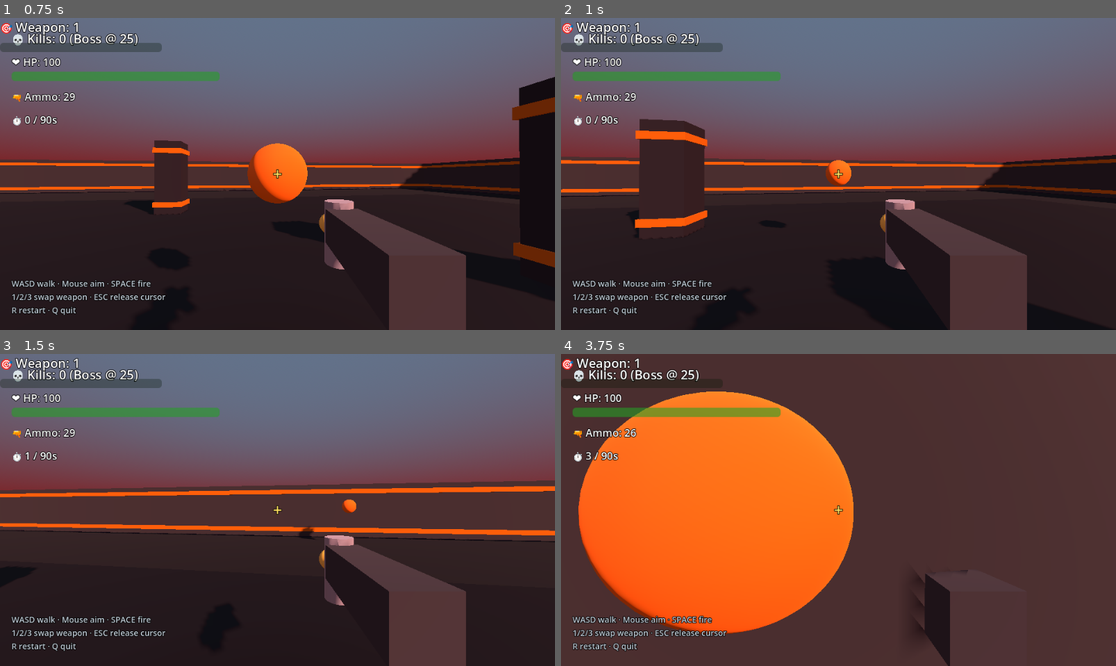
Above: before the commit, frames 1-4 (two rows, left to right).
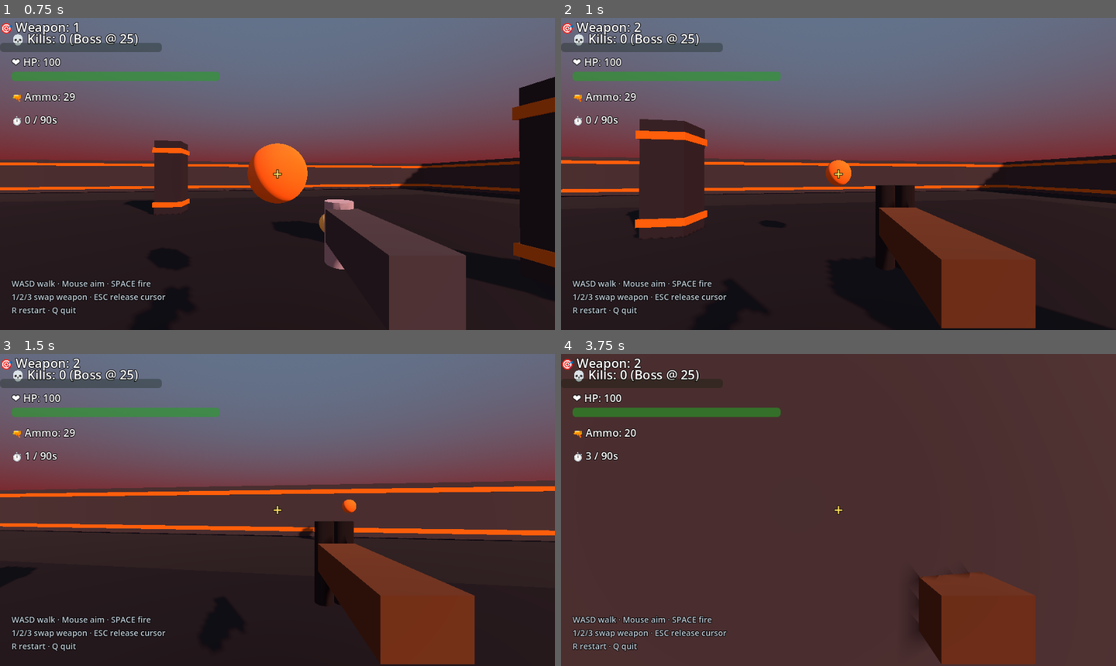
Above: after the commit, the same moments.

Repository: kamwoh/yume
Game: Godot game, scene res://scenes/doomarena3d.tscn
Same seed, same stepped clock (60 frames per second), same inputs: the game is played once before the commit and once after it. This scene is started directly instead of the project's main scene.
Inputs (mouse positions are in pixels of both pictures, inside the frame that each line leads up to):
- Up to frame 1 (0.75 s): tap Enter (ui_accept) at 0.5 s; move the mouse to (305, 174) at 0.52 s; hold W (move_north) from 0.53 s (still down); tap Space (spark) at 0.6 s; click (305, 174) at 0.67 s
- Up to frame 2 (1 s): keep holding W (move_north); tap Enter (ui_accept) at 0.77 s; tap 2 (weapon_2) at 0.8 s
- Up to frame 3 (1.5 s): keep holding W (move_north); move the mouse to (249, 510) at 1.27 s; tap 2 (weapon_2) at 1.35 s
- Up to frame 4 (3.75 s): keep holding W (move_north); tap Enter (ui_accept) at 1.52, 3.02 s; tap Space (spark) at 1.55, 2.1, 3.05 s; move the mouse to (849, 503) at 2.02 s; tap 2 (weapon_2) at 2.3, 2.85 s; move the mouse to (832, 516) at 2.77 s; click (832, 516) at 2.92 s; move the mouse to (877, 513) at 3.52 s; tap R at 3.6 s

Frame 1 is identical in both runs. In frame 2, 6.7% of the frame differs, in the area x 13-86%, y 1-100%; in frame 3, 6.8%; in frame 4, 35%, in the area x 3-86%, y 1-100%.

Commit message:
Engine: per-game inputs auto-register into press/hold poll lists
User playtest: "i press 1/2/3, no change." InputRegistrar registered
weapon_1/weapon_2/weapon_3 into Godot's InputMap (so the keys were
recognized at the OS level), but World only polls actions from its
hardcoded input_actions_press / input_actions_hold lists. The new
weapon-switch actions weren't on either list → polling never queued
them → rules never fired.

Fix: InputRegistrar.register_from_data_root() now returns
{press: [names], hold: [names]} so World can extend its poll lists
at load time. Default edge is "press"; declare edge="hold" in
inputs.json for held inputs (movement-style).

```json
{
  "actions": [
    {"name": "spark", "key": "Space"},
    {"name": "weapon_1", "key": "1"},
    {"name": "charge", "key": "C", "edge": "hold"}
  ]
}
```

doomarena3d's existing inputs.json works unchanged — defaults to
press, all 4 actions (spark + weapon_1/2/3) now flow through.
204 unit + 34 scenarios pass.

Co-Authored-By: Claude Opus 4.7 (1M context) <noreply@anthropic.com>

Diff:
--- a/archetypes/core/templates/godot/scripts/engine/input_registrar.gd
+++ b/archetypes/core/templates/godot/scripts/engine/input_registrar.gd
@@ -10,13 +10,18 @@
 ## Schema:
 ##   {
 ##     "actions": [
-##       {"name": "build_1", "key": "1"},
-##       {"name": "build_2", "keys": ["2", "Numpad2"]}
+##       {"name": "spark", "key": "Space"},
+##       {"name": "build_1", "key": "1", "edge": "press"},
+##       {"name": "charge", "key": "C", "edge": "hold"},
+##       {"name": "weapon_2", "keys": ["2", "Numpad2"]}
 ##     ]
 ##   }
 ##
 ## - `key` — single keycode string (lookup via OS.find_keycode_from_string)
 ## - `keys` — array of keycode strings (multiple bindings for one action)
+## - `edge` — `"press"` (fire once on press-edge, default) or `"hold"`
+##   (fire every frame while held). Engine adds the action to its
+##   `input_actions_press` or `input_actions_hold` poll list automatically.
 ## - At least one of `key` / `keys` is required
 ##
 ## Idempotent: calling register on the same action twice doesn't duplicate
@@ -24,38 +29,50 @@
 ##
 ## Used by:
 ##   - World.load_data() — auto-registers per-game inputs at world startup
+##     and extends its poll lists with the returned action names
 ##   - scenario_runner — same hook (test scenarios get the same vocabulary)
 
 
 ## Read inputs.json at the given data root and register all actions.
-## Silent no-op if file doesn't exist — game has no custom inputs.
-static func register_from_data_root(data_root: String) -> void:
+## Returns a Dictionary {"press": [String, ...], "hold": [String, ...]} so
+## the caller can extend its poll lists. Silent no-op (returns empty
+## dict) if the file doesn't exist.
+static func register_from_data_root(data_root: String) -> Dictionary:
+	var out: Dictionary = {"press": [], "hold": []}
 	var path := data_root.rstrip("/") + "/inputs.json"
 	if not FileAccess.file_exists(path):
-		return
+		return out
 	var f := FileAccess.open(path, FileAccess.READ)
 	if f == null:
-		return
+		return out
 	var raw := f.get_as_text()
 	f.close()
 	var json := JSON.new()
 	if json.parse(raw) != OK:
 		push_warning("[InputRegistrar] parse error in %s: %s"
 			% [path, json.get_error_message()])
-		return
+		return out
 	if not (json.data is Dictionary):
-		return
+		return out
 	var spec: Dictionary = json.data
 	for action_def in spec.get("actions", []):
 		if not (action_def is Dictionary):
 			continue
-		_register_one(action_def)
+		var name := _register_one(action_def)
+		if name == "": continue
+		var edge := str((action_def as Dictionary).get("edge", "press"))
+		if edge == "hold":
+			(out["hold"] as Array).append(name)
+		else:
+			(out["press"] as Array).append(name)
+	return out
 
 
-static func _register_one(action_def: Dictionary) -> void:
+## Register one action; returns the action name on success, "" on failure.
+static func _register_one(action_def: Dictionary) -> String:
 	var name := str(action_def.get("name", ""))
 	if name == "":
-		return
+		return ""
 
 	# Collect keycode strings — accept either `key` (single) or `keys` (array).
 	var keys: Array = []
@@ -66,7 +83,7 @@
 			keys.append(str(k))
 	if keys.is_empty():
 		push_warning("[InputRegistrar] action '%s' has no key bindings" % name)
-		return
+		return ""
 
 	# Idempotent: clear pre-existing events for this action so re-loading
 	# a game's inputs doesn't accumulate duplicate bindings.
@@ -84,3 +101,4 @@
 		var event := InputEventKey.new()
 		event.physical_keycode = keycode
 		InputMap.action_add_event(name, event)
+	return name
--- a/archetypes/core/templates/godot/scripts/engine/world.gd
+++ b/archetypes/core/templates/godot/scripts/engine/world.gd
@@ -102,7 +102,16 @@
 	var root := data_root.rstrip("/")
 	# Tier 2.6t — register per-game input actions from inputs.json (if any).
 	# Lets games own their input vocabulary; project.godot stays generic.
-	InputRegistrar.register_from_data_root(root)
+	# v2.6r: registrar returns press/hold action names so the engine extends
+	# its poll lists. Without this, per-game actions get InputMap entries
+	# but never reach the rule scheduler.
+	var registered: Dictionary = InputRegistrar.register_from_data_root(root)
+	for n in (registered.get("press", []) as Array):
+		if not (input_actions_press as Array).has(str(n)):
+			input_actions_press.append(str(n))
+	for n in (registered.get("hold", []) as Array):
+		if not (input_actions_hold as Array).has(str(n)):
+			input_actions_hold.append(str(n))
 	_load_rules_file(root + "/world_rules.json")
 	_load_world_file(root + "/world.json")
 	# Entities can come from a single entities.json OR a per-def entities/
